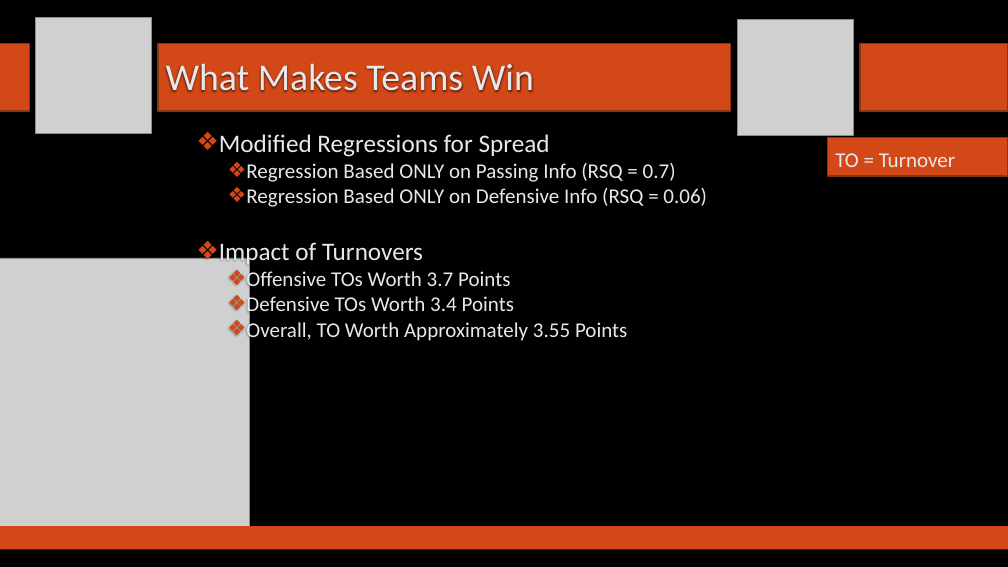
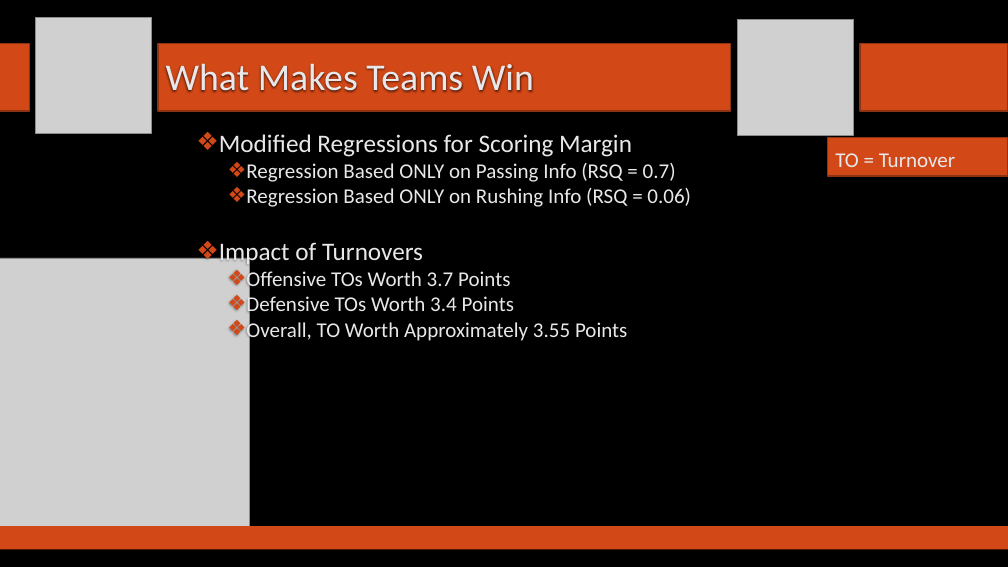
Before and after one commit to SuperMarioGiacomazzo/STOR390_WEBSITE, a slide deck: slide 8 of Slides/Football 1/Footballl_1_Lecture.pptx (slide 7 before the commit). Drawn at 1008x567 pixels with LibreOffice and Linux fonts; fonts in the diff are those of the drawing; grey boxes stand for pictures; background and template pictures are left out. Boxes give left, top, right and bottom in pixels: in the first picture for what was removed or moved away, otherwise in the second. Text is boxed around its words. In the diff, an @@ line names an element or a change of style, - is before the commit and + after.

```diff
--- a/Slides/Football 1/Footballl_1_Lecture.pptx
+++ b/Slides/Football 1/Footballl_1_Lecture.pptx
@@ text at box(219, 134, 632, 157): text changed @@
-❖ Modified Regressions for Spread
+❖ Modified Regressions for Scoring Margin
@@ text at box(246, 188, 691, 207): text changed @@
-  ❖ Regression Based ONLY on Defensive Info (RSQ = 0.06)
+  ❖ Regression Based ONLY on Rushing Info (RSQ = 0.06)
```
Also in this commit, not shown: 19 other files.
